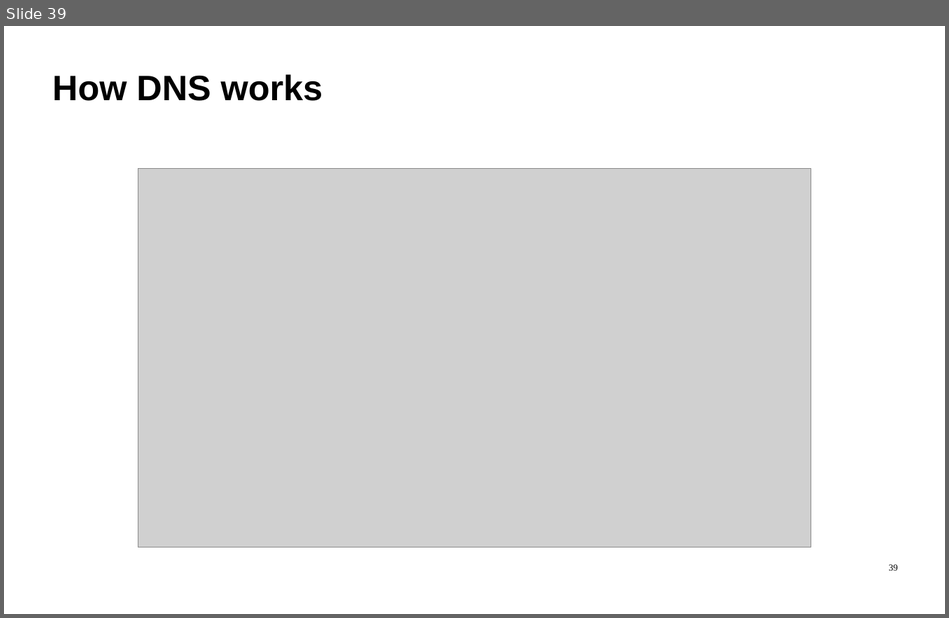
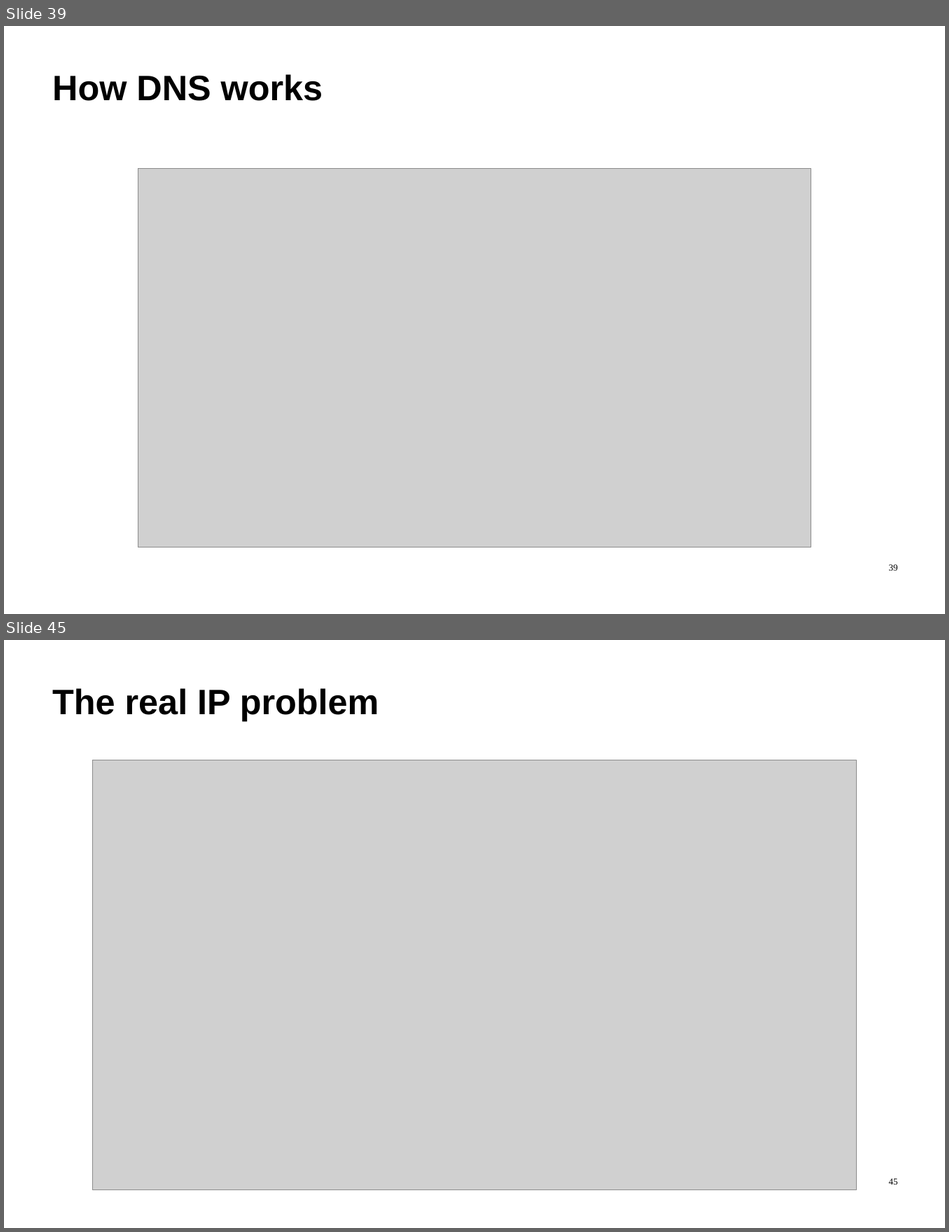
Before and after one commit to ImadSaddik/FullStackDeploymentHandbook, a slide deck: course-assets/slides/full_stack_deployment_guide.odp. Shown one above the other, each under a label of ours: slide 39 before the commit, slides 39 and 45 after it; the slides between them are not shown. The pictures are 949x618 and 949x1232 pixels, drawn with LibreOffice and Linux fonts; fonts in the diff are those of the drawing; grey boxes stand for pictures. Boxes give left, top, right and bottom in pixels: in the first picture for what was removed or moved away, otherwise in the second. Text is boxed around its words. In the diff, an @@ line names an element or a change of style, - is before the commit and + after.

```diff
--- a/course-assets/slides/full_stack_deployment_guide.odp
+++ b/course-assets/slides/full_stack_deployment_guide.odp
@@ slide 45 added at [4,640,945,1228], background #FFFFFF @@
@@ text added at [52,688,379,721], 54 pt, text #000000, bold @@
+The real IP problem
@@ picture added at [93,760,857,1190] @@
@@ page number added at [889,1178,898,1185], 14 pt, text #000000 @@
+45
```
Also in this commit, not shown: 5 other slides added, 1 other file.
